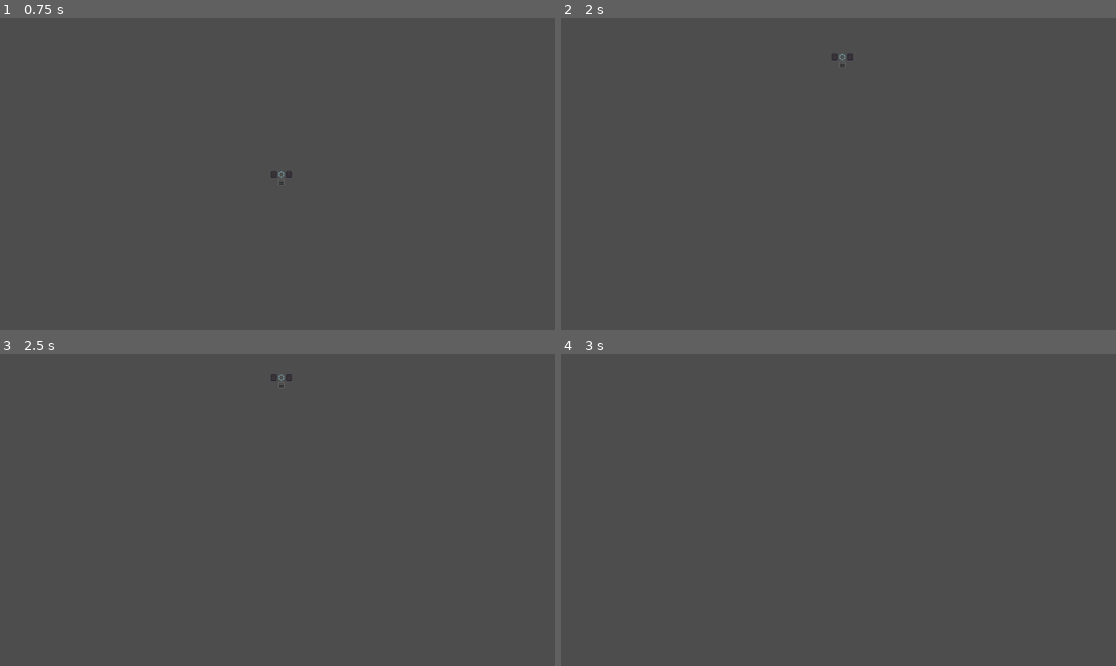
Above: before the commit, frames 1-4 (two rows, left to right).
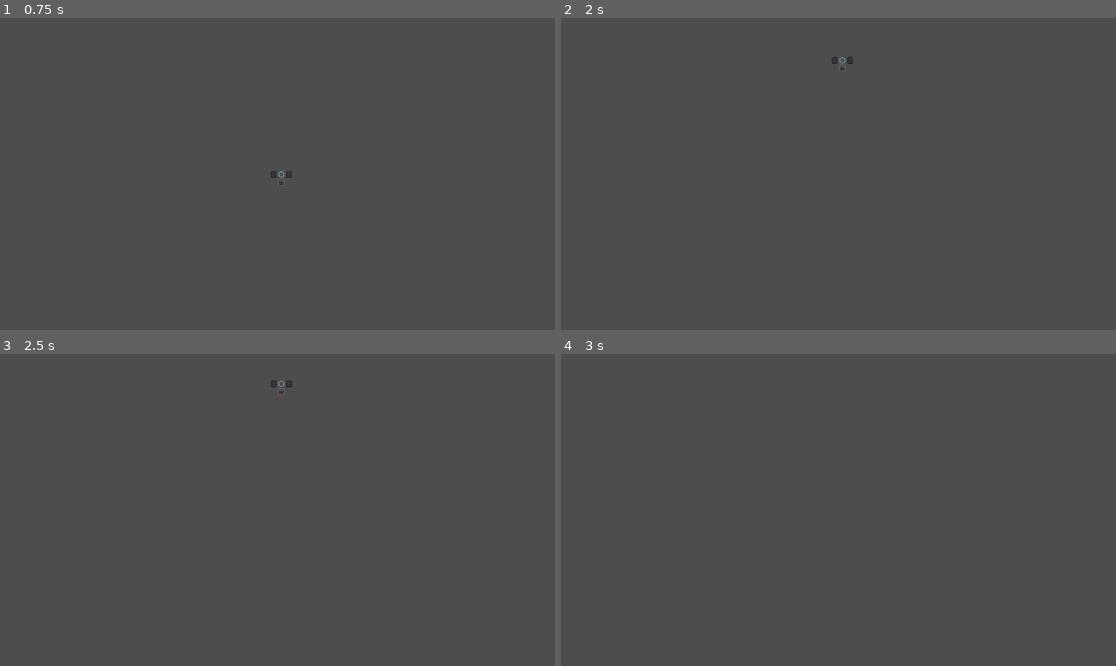
Above: after the commit, the same moments.

Repository: CaptEug/object703
Game: Godot game, scene res://testground.tscn
Same seed, same stepped clock (60 frames per second), same inputs: the game is played once before the commit and once after it.
Inputs:
- Up to frame 1 (0.75 s): tap Enter at 0.5 s; hold W (FORWARD) from 0.53 s (still down)
- Up to frame 2 (2 s): release W (FORWARD) at 1.28 s; hold S (BACKWARD) from 1.28 s (still down)
- Up to frame 3 (2.5 s): release S (BACKWARD) at 2.03 s; hold W (FORWARD) from 2.03 s (still down)
- Up to frame 4 (3 s): keep holding W (FORWARD)

Frame 1 is identical in both runs. In frame 2, less than 0.1% of the frame differs, in the area x 48-53%, y 11-17%; in frame 3, less than 0.1%, in the area x 48-53%, y 6-13%; in frame 4, nothing differs.

Commit message:
2025/5/26 15:56

Diff:
--- a/blocks/track.gd
+++ b/blocks/track.gd
@@ -5,6 +5,7 @@
 var state:String
 var force:int
 var state_force: Array = ['', 0]
+var lateral_damping_strength: float = 1000.0
 
 func get_weight() -> float:
 	return WEIGHT
@@ -15,14 +16,10 @@
 
 # Called every frame. 'delta' is the elapsed time since the previous frame.
 func _process(delta):
-
 	pass
 
 func _physics_process(delta):
-	if state_force[0] == 'forward':
-		apply_impulse(Vector2.UP.rotated(rotation) * state_force[1])
-	elif state_force[0] == 'backward':
-		apply_impulse(Vector2.DOWN.rotated(rotation) * state_force[1])
+	track_move(delta)
 
 func set_state_force(new_state: String, new_force: int):
 	state = new_state
@@ -34,3 +31,23 @@
 		set_state_force(state_force_signal[0], state_force_signal[1])
 	elif state_force_signal is Dictionary:
 		set_state_force(state_force_signal.get('state', ''), state_force_signal.get('force', 0))
+
+func track_move(delta):
+	var forward_dir = Vector2.UP.rotated(rotation)
+	var velocity = linear_velocity
+	var forward_speed = velocity.dot(forward_dir)
+	var lateral_velocity = velocity - forward_dir * forward_speed
+	var forward_velocity = forward_dir * forward_speed
+	if lateral_velocity.length() > 2:
+		apply_impulse(-lateral_velocity.normalized() * lateral_damping_strength * delta)
+	elif lateral_velocity.length() >= 0 and lateral_velocity.length() < 2:
+		linear_velocity = forward_velocity
+	if state_force[0] == 'forward':
+		apply_impulse(Vector2.UP.rotated(rotation) * state_force[1])
+	elif state_force[0] == 'backward':
+		apply_impulse(Vector2.DOWN.rotated(rotation) * state_force[1])
+	else:
+		if forward_velocity.length() > 1:
+			apply_impulse(-forward_velocity.normalized() * lateral_damping_strength * delta)
+		elif forward_velocity.length() >= 0 and forward_velocity.length() < 1:
+			linear_velocity = Vector2(0,0)
--- a/vehicles/vehicle.gd
+++ b/vehicles/vehicle.gd
@@ -14,7 +14,6 @@
 
 # Called every frame. 'delta' is the elapsed time since the previous frame.
 func _process(delta):
-
 	update_tracks_state(delta)
 	pass
 
